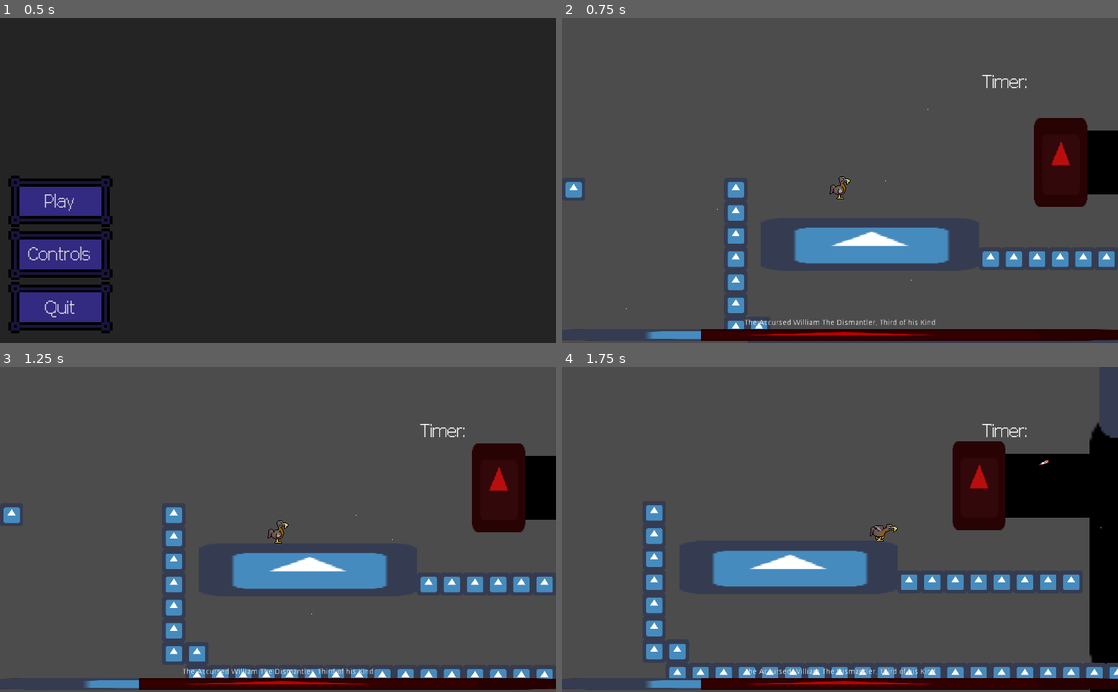
Above: before the commit, frames 1-4 (two rows, left to right).
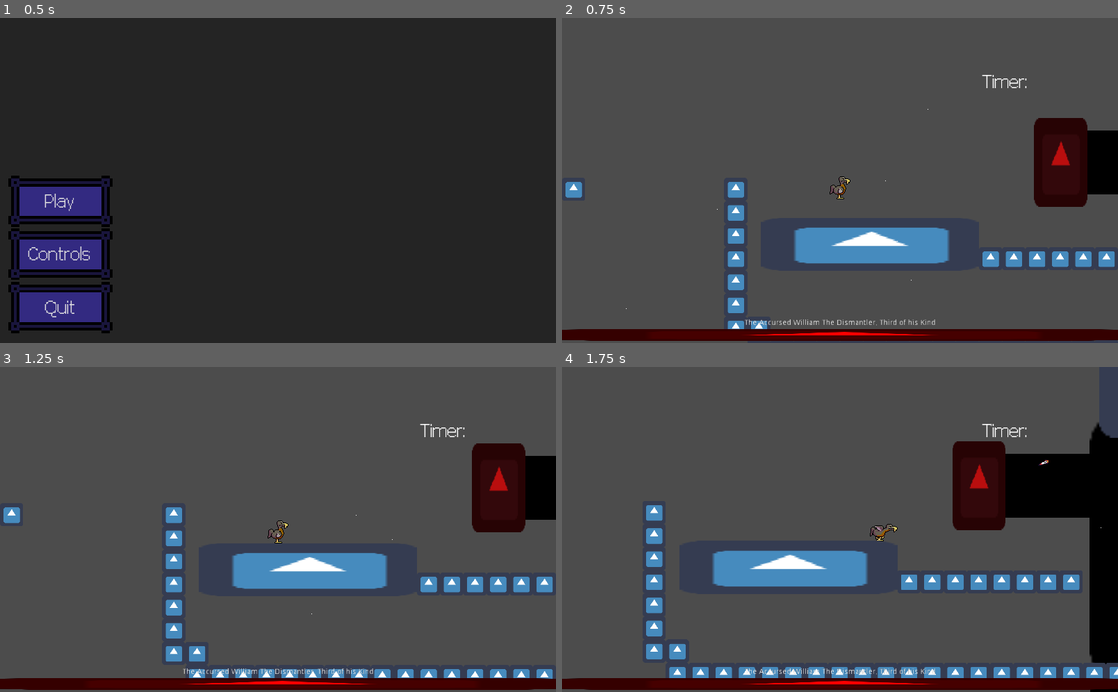
Above: after the commit, the same moments.

Repository: Struckdown/GDQ2021
Game: Godot game, scene res://MainMenu.tscn
Same seed, same stepped clock (60 frames per second), same inputs: the game is played once before the commit and once after it. The engine's default icon, where the game draws it, is replaced by a stand-in: a white triangle on a blue panel in a dark square. Sound files missing from this copy of the repository are replaced by a short silence.
Inputs:
- Up to frame 1 (0.5 s): no input
- Up to frame 2 (0.75 s): click "Play" at 0.5 s
- Up to frame 3 (1.25 s): no input
- Up to frame 4 (1.75 s): hold D (right) from 1.28 s (still down); tap Shift (dash) at 1.35 s; tap Space (jump) at 1.52 s

Frame 1 is identical in both runs. In frame 2, 1.1% of the frame differs, in the area x 0-68%, y 95-100%; in frame 3, 1.1%, in the area x 0-99%, y 95-100%; in frame 4, 1.1%.

Commit message:
Added basic game over logic

Diff:
--- a/Dodo/Dodo.gd
+++ b/Dodo/Dodo.gd
@@ -17,6 +17,8 @@
 var onFloor = false
 var timeSinceLastOnFloor = 0
 export(float) var coyoteTime = 0.15	# how much time can still jump while not on floor since last on floor
+var health = 3
+signal died
 
 # Called when the node enters the scene tree for the first time.
 func _ready():
@@ -84,4 +86,7 @@
 		velocity[1] = -jumpStrength
 
 func takeDamage():
+	health -= 1
+	if health <= 0:
+		emit_signal("died")
 	print("Dodo was hit!")
--- a/MainLevel.gd
+++ b/MainLevel.gd
@@ -20,3 +20,7 @@
 		"main":
 			pass	# keep playing the same song
 	$BGM.play()
+
+
+func _on_Dodo_died():
+	$CanvasLayer/GameOver.startGameOver()
--- a/MainLevel.tscn
+++ b/MainLevel.tscn
@@ -10,6 +10,7 @@
 [ext_resource path="res://WorkingPauseMenu.tscn" type="PackedScene" id=8]
 [ext_resource path="res://Mechs/KillerDutchMech.tscn" type="PackedScene" id=9]
 [ext_resource path="res://Font/PixelFJVerdana12pt.ttf" type="DynamicFontData" id=10]
+[ext_resource path="res://UI/GameOver.tscn" type="PackedScene" id=11]
 
 [sub_resource type="ParticlesMaterial" id=1]
 emission_shape = 2
@@ -93,6 +94,10 @@
 
 [node name="Pause" parent="CanvasLayer" instance=ExtResource( 8 )]
 
+[node name="GameOver" parent="CanvasLayer" instance=ExtResource( 11 )]
+margin_right = 1024.0
+margin_bottom = 600.0
+
 [node name="BGM" type="AudioStreamPlayer" parent="."]
 stream = ExtResource( 5 )
 autoplay = true
@@ -105,4 +110,5 @@
 z_index = -1
 bossHPRef = NodePath("../CanvasLayer/BossHp")
 
+[connection signal="died" from="Dodo" to="." method="_on_Dodo_died"]
 [connection signal="finished" from="BGM" to="." method="_on_BGM_finished"]
--- a/Mechs/BossHp.tscn
+++ b/Mechs/BossHp.tscn
@@ -25,8 +25,9 @@
 margin_right = 1024.0
 margin_bottom = 40.0
 size_flags_vertical = 3
-value = 25.0
+value = 100.0
 texture_under = ExtResource( 1 )
 texture_progress = ExtResource( 1 )
-tint_under = Color( 0.729412, 0, 0, 1 )
+tint_under = Color( 0, 0, 0, 1 )
+tint_progress = Color( 1, 0, 0, 1 )
 nine_patch_stretch = true
--- /dev/null
+++ b/UI/GameOver.gd
@@ -0,0 +1,20 @@
+extends CenterContainer
+
+
+# Declare member variables here. Examples:
+# var a = 2
+# var b = "text"
+
+
+# Called when the node enters the scene tree for the first time.
+func _ready():
+	pass # Replace with function body.
+
+
+# Called every frame. 'delta' is the elapsed time since the previous frame.
+#func _process(delta):
+#	pass
+
+func startGameOver():
+	$AnimationPlayer.play("display")
+	$AudioStreamPlayer.play()
--- /dev/null
+++ b/UI/GameOver.tscn
@@ -0,0 +1,56 @@
+[gd_scene load_steps=6 format=2]
+
+[ext_resource path="res://Font/PixelFJVerdana12pt.ttf" type="DynamicFontData" id=1]
+[ext_resource path="res://UI/GameOver.gd" type="Script" id=2]
+[ext_resource path="res://SFX/Oof 1.mp3" type="AudioStream" id=3]
+
+[sub_resource type="DynamicFont" id=1]
+font_data = ExtResource( 1 )
+
+[sub_resource type="Animation" id=2]
+resource_name = "display"
+tracks/0/type = "value"
+tracks/0/path = NodePath(".:visible")
+tracks/0/interp = 1
+tracks/0/loop_wrap = true
+tracks/0/imported = false
+tracks/0/enabled = true
+tracks/0/keys = {
+"times": PoolRealArray( 0, 0.1 ),
+"transitions": PoolRealArray( 1, 1 ),
+"update": 1,
+"values": [ false, true ]
+}
+tracks/1/type = "value"
+tracks/1/path = NodePath(".:modulate")
+tracks/1/interp = 1
+tracks/1/loop_wrap = true
+tracks/1/imported = false
+tracks/1/enabled = true
+tracks/1/keys = {
+"times": PoolRealArray( 0.1, 1 ),
+"transitions": PoolRealArray( 1, 1 ),
+"update": 0,
+"values": [ Color( 1, 1, 1, 0 ), Color( 1, 1, 1, 1 ) ]
+}
+
+[node name="GameOver" type="CenterContainer"]
+visible = false
+modulate = Color( 1, 1, 1, 0 )
+script = ExtResource( 2 )
+__meta__ = {
+"_edit_use_anchors_": false
+}
+
+[node name="GameOverLbl" type="Label" parent="."]
+margin_right = 148.0
+margin_bottom = 36.0
+custom_fonts/font = SubResource( 1 )
+custom_colors/font_color = Color( 1, 0, 0, 1 )
+text = "YOU DIED"
+
+[node name="AnimationPlayer" type="AnimationPlayer" parent="."]
+anims/display = SubResource( 2 )
+
+[node name="AudioStreamPlayer" type="AudioStreamPlayer" parent="."]
+stream = ExtResource( 3 )
Not shown: 1 places in MainLevel.tscn that only renumber resources
Not shown, changed: SFX/Oof 1.mp3.import
